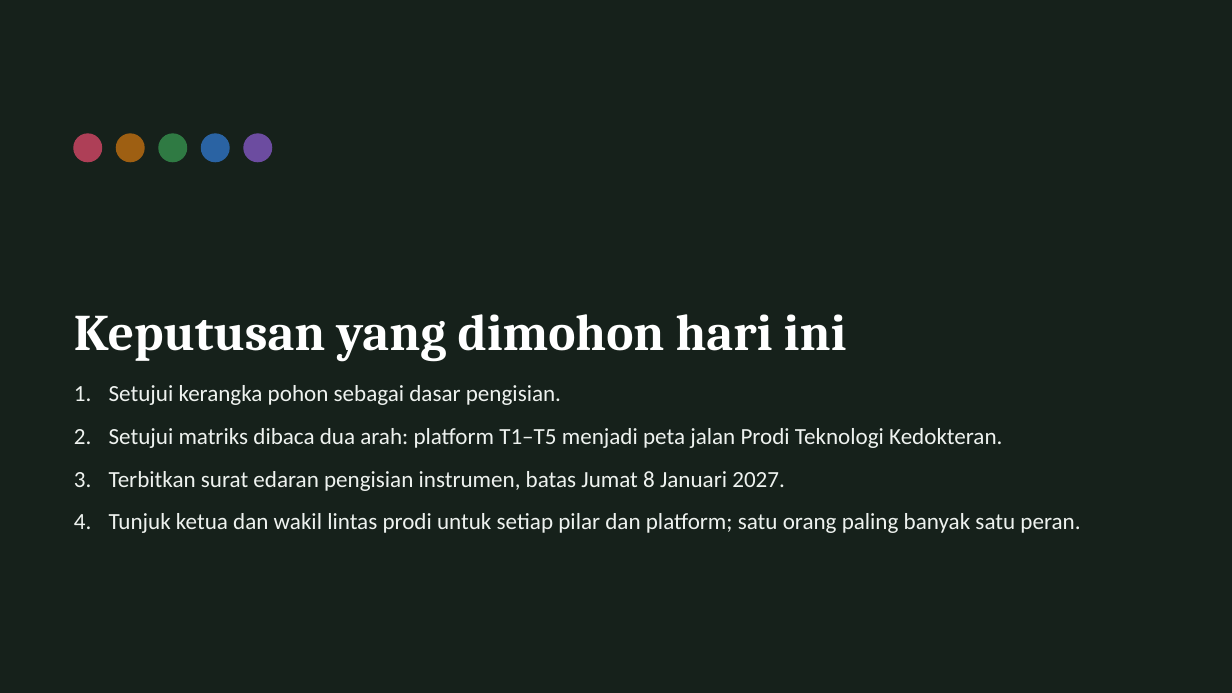
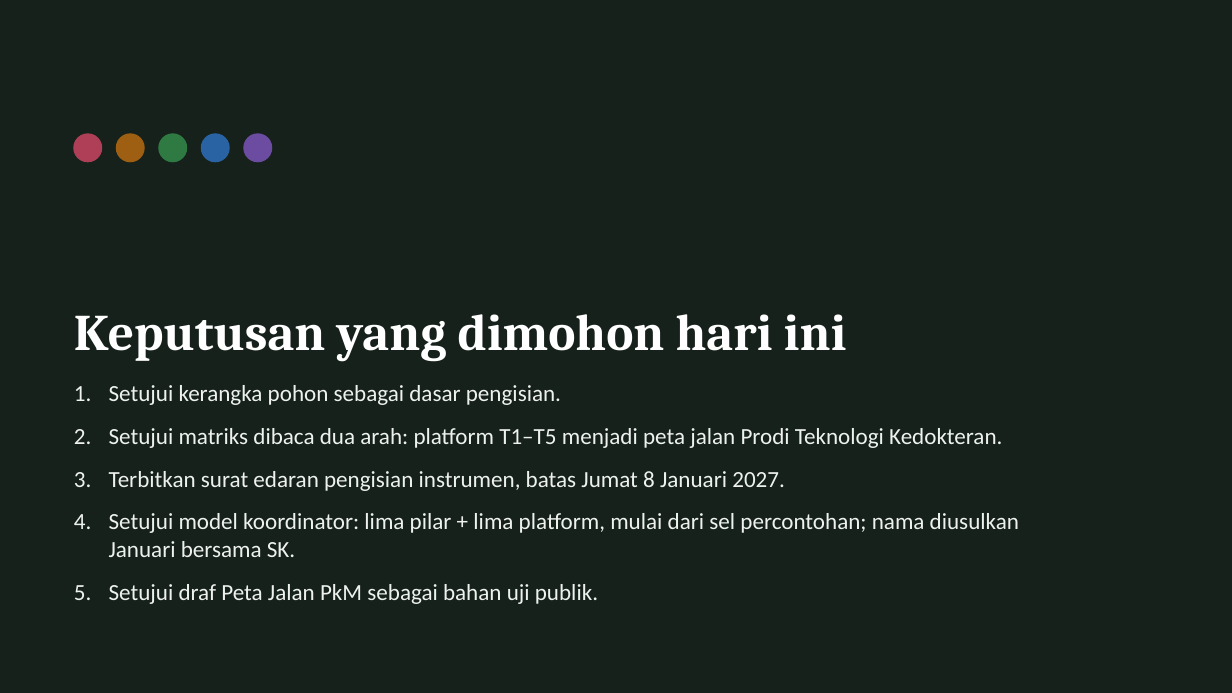
Before and after one commit to anakwirayuda-eng/desa-binaan-dashboard, a slide deck: slide 13 of output/PAPARAN_POHON_PENELITIAN_FKK_ITS.pptx (slide 21 before the commit). Drawn at 1232x693 pixels with LibreOffice and Linux fonts; fonts in the diff are those of the drawing. Boxes give left, top, right and bottom in pixels: in the first picture for what was removed or moved away, otherwise in the second. Text is boxed around its words. In the diff, an @@ line names an element or a change of style, - is before the commit and + after.

```diff
--- a/output/PAPARAN_POHON_PENELITIAN_FKK_ITS.pptx
+++ b/output/PAPARAN_POHON_PENELITIAN_FKK_ITS.pptx
@@ text at bbox=[109, 513, 1019, 604]: text changed @@
-4. Tunjuk ketua dan wakil lintas prodi untuk setiap pilar dan platform; satu orang paling banyak satu peran.
+4. Setujui model koordinator: lima pilar + lima platform, mulai dari sel percontohan; nama diusulkan Januari bersama SK.
+5. Setujui draf Peta Jalan PkM sebagai bahan uji publik.
```
Also in this commit, not shown: 20 other slides changed, 2 slides added, 17 other files.
